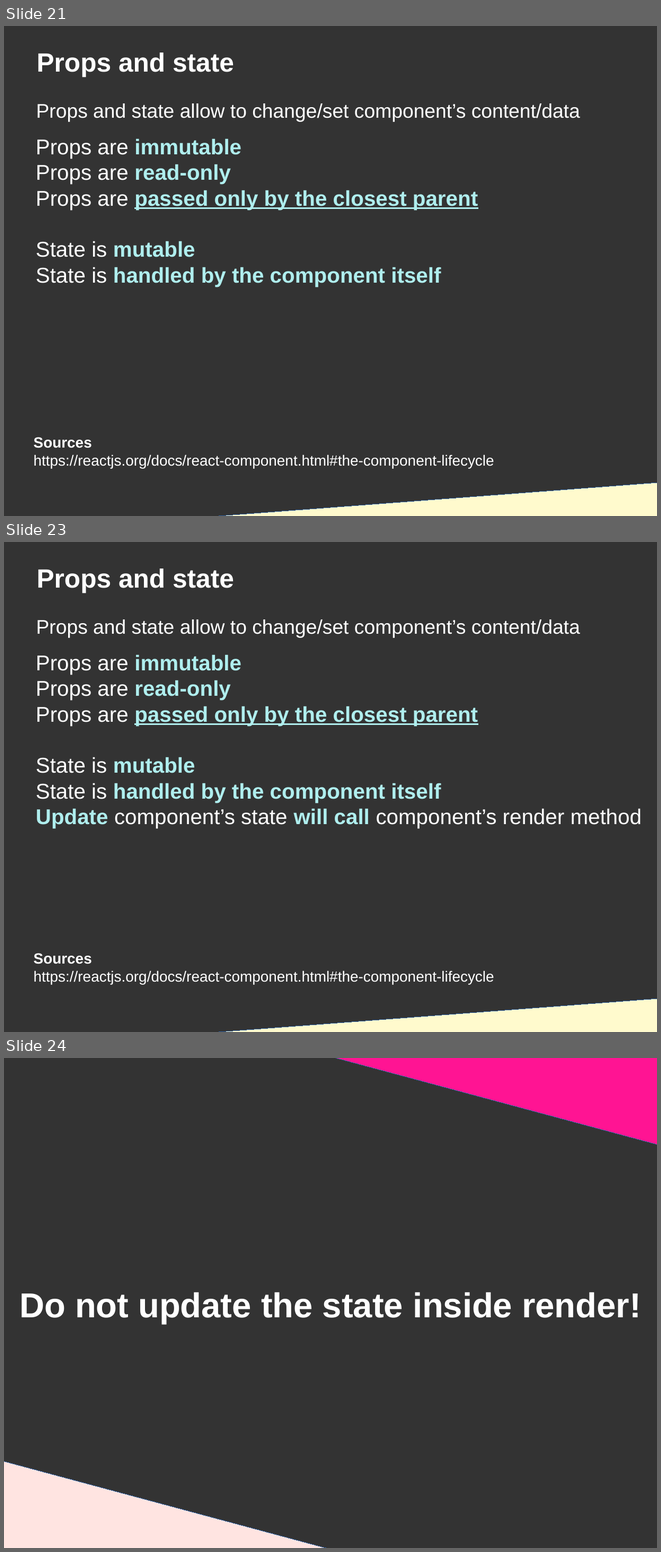
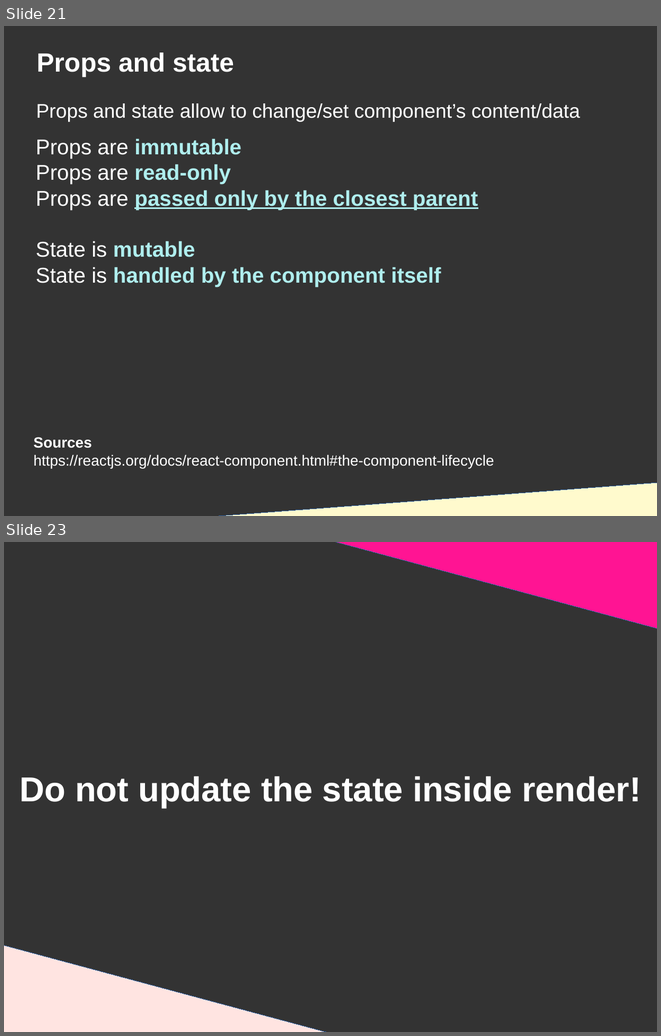
Before and after one commit to DanYellow/presentations, a slide deck: react-redux-101/presentation.odp. Shown one above the other, each under a label of ours: slides 21, 23 and 24 before the commit, slides 21 and 23 after it; the slides between them are not shown. The pictures are 661x1552 and 661x1036 pixels, drawn with LibreOffice and Linux fonts; fonts in the diff are those of the drawing. Boxes give left, top, right and bottom in pixels: in the first picture for what was removed or moved away, otherwise in the second. Text is boxed around its words. In the diff, an @@ line names an element or a change of style, - is before the commit and + after.

```diff
--- a/react-redux-101/presentation.odp
+++ b/react-redux-101/presentation.odp
@@ slide 23 removed at [4,542,657,1032], background #333333 @@
@@ title removed at [37,568,234,593] @@
-Props and state
@@ title removed at [36,619,580,637] @@
-Props and state allow to change/set component’s content/data
@@ title removed at [36,654,642,828] @@
-Props are immutable
-Props are read-only
-Props are passed only by the closest parent
-State is mutable
-State is handled by the component itself
-Update component’s state will call component’s render method
@@ text removed at [34,953,494,984] @@
-Sources
-https://reactjs.org/docs/react-component.html#the-component-lifecycle
@@ right triangle removed at [116,998,657,1032] @@
@@ what was slide 24 is now slide 23 @@
```
Also in this commit, not shown: 2 slides changed, 3 slides added.
